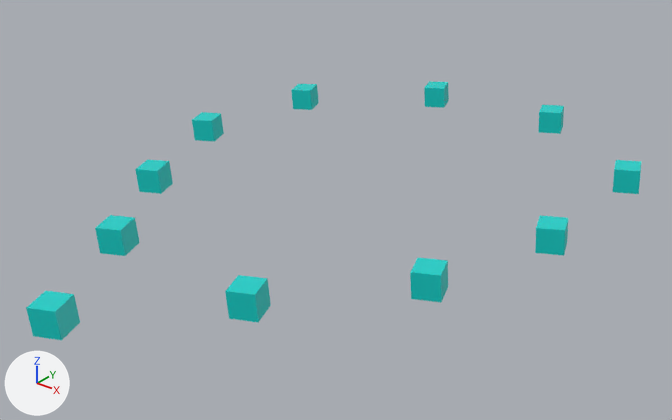
A saved change to the COLLADA model sim/unreal_meshes/car01_circle.dae.
Rendered twice from a 50 mm lens placed at (20.1, -26.9, 14.6), pointed at (0.4, -2.3, -0.7). Arrows for +X, +Y and +Z are at lower left; the lights stay in place. Where no turn or scale is listed for an object, it has been applied to the vertices.

The older version as bpy lines, for what is in view:
```python
ob_cube_014_001_002 = bpy.data.objects.new('Cube_014_001_002', me_cube_354)
ob_cube_014_001_002.location = (-2.87, -9.84, 0.24)
ob_cube_014_001_003 = bpy.data.objects.new('Cube_014_001_003', me_cube_355)
ob_cube_014_001_003.location = (3.1, -9.84, 0.06)
ob_cube_014_001_004 = bpy.data.objects.new('Cube_014_001_004', me_cube_356)
ob_cube_014_001_004.location = (6.63, -5.41, -0.02)
ob_cube_014_001_005 = bpy.data.objects.new('Cube_014_001_005', me_cube_357)
ob_cube_014_001_005.location = (-6.1, -5.41, -0.02)
ob_cube_014_001_006 = bpy.data.objects.new('Cube_014_001_006', me_cube_358)
ob_cube_014_001_006.location = (-8.38, -0.31, -0.02)
ob_cube_014_001_007 = bpy.data.objects.new('Cube_014_001_007', me_cube_359)
ob_cube_014_001_007.location = (8.22, -0.31, -0.02)
ob_cube_014_001_008 = bpy.data.objects.new('Cube_014_001_008', me_cube_360)
ob_cube_014_001_008.location = (8.22, 5.99, -0.02)
ob_cube_014_001_009 = bpy.data.objects.new('Cube_014_001_009', me_cube_361)
ob_cube_014_001_009.location = (-7.67, 5.45, -0.02)
ob_cube_014_001_010 = bpy.data.objects.new('Cube_014_001_010', me_cube_362)
ob_cube_014_001_010.location = (-2.94, 9.66, -0.02)
# also in view: 'Cube_014_001' at (-0.4, -14.2, 0.2); 'Cube_014_001_001' at (3.3, 9.3, 0.2)
```
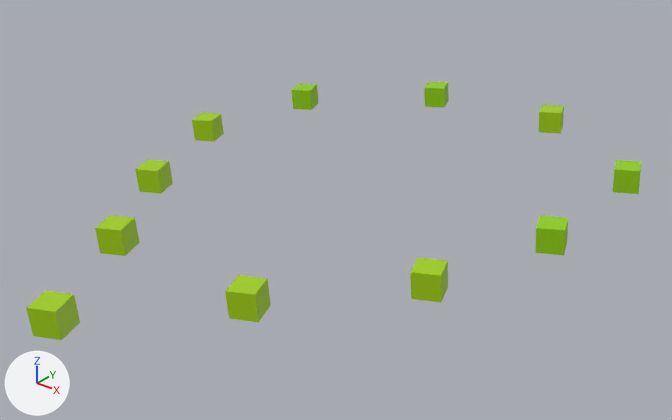
Commit message: added cars paths

Boxes (x1, y1, x2, y2) around the edits, measured in the pictures (672 x 420 px):
'Cube_014_001', recoloured (cyan to green): (26, 291, 80, 340) in both
'Cube_014_001_003', recoloured (cyan to green): (225, 275, 271, 322) in both
'Cube_014_001_004', recoloured (cyan to green): (410, 258, 448, 302) in both
'Cube_014_001_002', recoloured (cyan to green): (95, 215, 140, 256) in both
'Cube_014_001_007', recoloured (cyan to green): (535, 215, 568, 256) in both
'Cube_014_001_005', recoloured (cyan to green): (135, 160, 173, 194) in both
'Cube_014_001_008', recoloured (cyan to green): (613, 160, 641, 194) in both
'Cube_014_001_006', recoloured (cyan to green): (192, 112, 224, 141) in both
'Cube_014_001_001', recoloured (cyan to green): (539, 105, 564, 134) in both
'Cube_014_001_009', recoloured (cyan to green): (291, 84, 319, 110) in both
'Cube_014_001_010', recoloured (cyan to green): (424, 81, 449, 108) in both

Diff of the bpy script that builds the scene:
```diff
--- a/sim/unreal_meshes/car01_circle.dae.py
+++ b/sim/unreal_meshes/car01_circle.dae.py
@@ mat_material_001_001_010 @@
 mat_material_001_001_010 = principled_material('Material_001_001_010')
-mat_material_001_001_010.base_color = (0.0, 0.64, 0.596)  # cyan #00d1cb
+mat_material_001_001_010.base_color = (0.29, 0.64, 0.0)  # green #93d100
 mat_material_001_001_010.roughness = 0.44
@@ mat_material_001_001 @@
+mat_material_001_001 = principled_material('Material_001_001')
+mat_material_001_001.base_color = (0.367, 0.64, 0.0)  # green #a3d100
+mat_material_001_001.roughness = 0.44
@@ me_cube_359 @@
 me_cube_359.from_pydata(...)  # 8 vertices, 12 faces; spans x -0.634..0.634, y -0.631..0.631, z -0.518..0.518
-me_cube_359.materials.append(mat_material_001_001_009)  # cyan #00d1cb
+me_cube_359.materials.append(mat_material_001_001_010)  # green #93d100
@@ me_cube_358 @@
 me_cube_358.from_pydata(...)  # 8 vertices, 12 faces; spans x -0.634..0.634, y -0.631..0.631, z -0.518..0.518
-me_cube_358.materials.append(mat_material_001_001_008)  # cyan #00d1cb
+me_cube_358.materials.append(mat_material_001_001)  # green #a3d100
@@ me_cube_357 @@
 me_cube_357.from_pydata(...)  # 8 vertices, 12 faces; spans x -0.634..0.634, y -0.631..0.631, z -0.518..0.518
-me_cube_357.materials.append(mat_material_001_001_007)  # cyan #00d1cb
+me_cube_357.materials.append(mat_material_001_001)  # green #a3d100
@@ me_cube_356 @@
 me_cube_356.from_pydata(...)  # 8 vertices, 12 faces; spans x -0.634..0.634, y -0.631..0.631, z -0.518..0.518
-me_cube_356.materials.append(mat_material_001_001_006)  # cyan #00d1cb
+me_cube_356.materials.append(mat_material_001_001)  # green #a3d100
@@ me_cube_355 @@
 me_cube_355.from_pydata(...)  # 8 vertices, 12 faces; spans x -0.634..0.634, y -0.631..0.631, z -0.518..0.518
-me_cube_355.materials.append(mat_material_001_001_005)  # cyan #00d1cb
+me_cube_355.materials.append(mat_material_001_001)  # green #a3d100
@@ me_cube_354 @@
 me_cube_354.from_pydata(...)  # 8 vertices, 12 faces; spans x -0.634..0.634, y -0.631..0.631, z -0.518..0.518
-me_cube_354.materials.append(mat_material_001_001_004)  # cyan #00d1cb
+me_cube_354.materials.append(mat_material_001_001)  # green #a3d100
@@ me_cube_353 @@
 me_cube_353.from_pydata(...)  # 8 vertices, 12 faces; spans x -0.634..0.634, y -0.631..0.631, z -0.518..0.518
-me_cube_353.materials.append(mat_material_001_001_003)  # cyan #00d1cb
+me_cube_353.materials.append(mat_material_001_001)  # green #a3d100
@@ me_cube_352 @@
 me_cube_352.from_pydata(...)  # 8 vertices, 12 faces; spans x -0.634..0.634, y -0.631..0.631, z -0.518..0.518
-me_cube_352.materials.append(mat_material_001_001_002)  # cyan #00d1cb
+me_cube_352.materials.append(mat_material_001_001)  # green #a3d100
```
